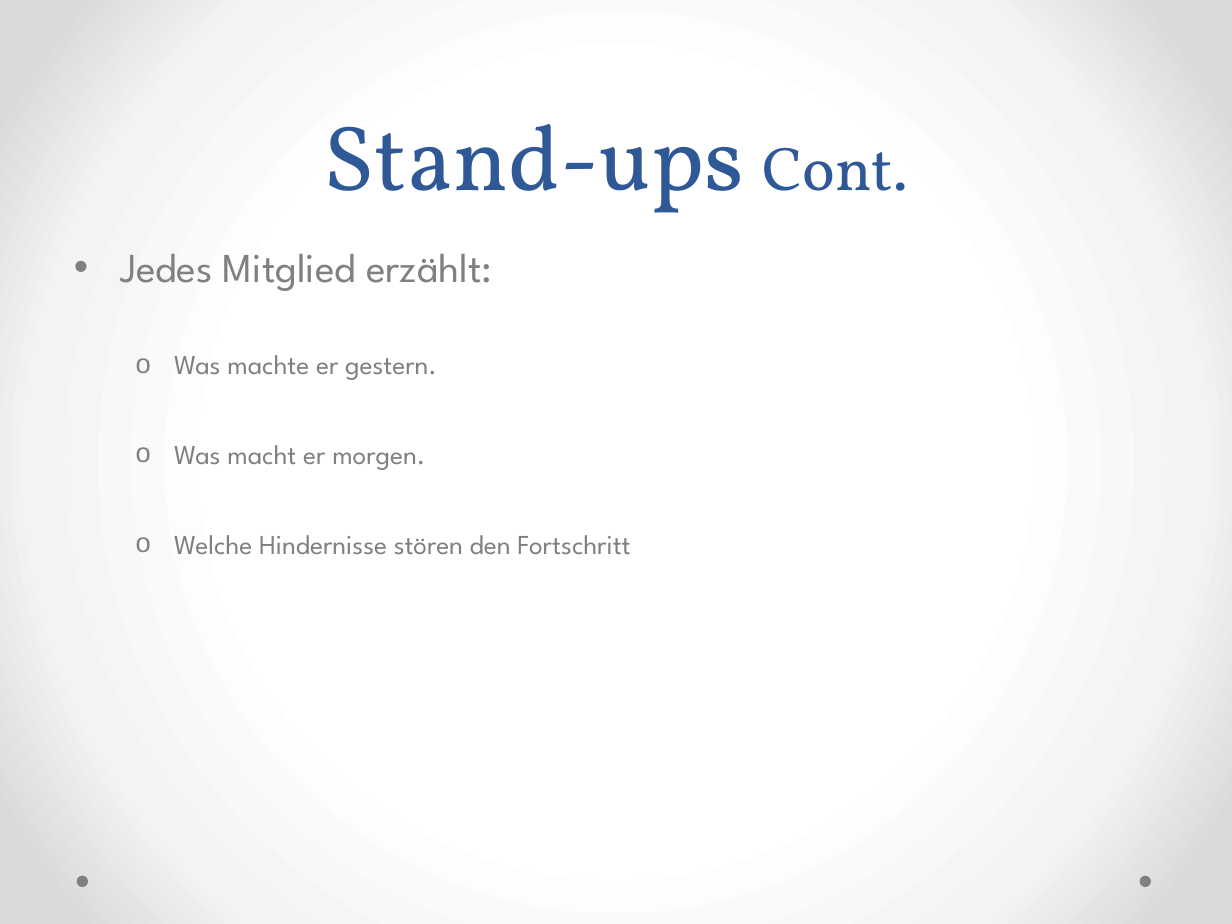
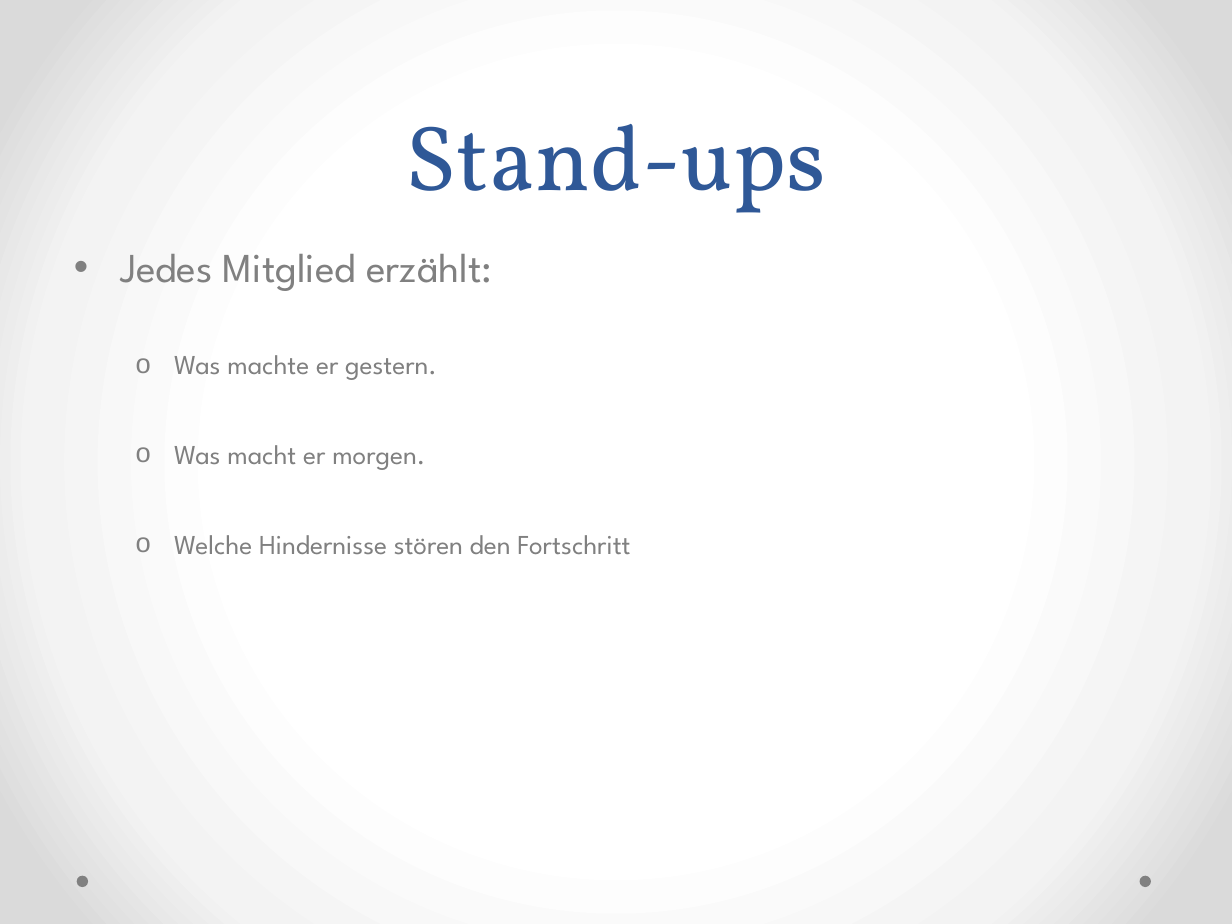
Before and after one commit to Medardus2004/ScrumPresentation, a slide deck: slide 22 of Scrum.pptx (slide 21 before the commit). Drawn at 1232x924 pixels with LibreOffice and Linux fonts; fonts in the diff are those of the drawing. Boxes give left, top, right and bottom in pixels: in the first picture for what was removed or moved away, otherwise in the second. Text is boxed around its words. In the diff, an @@ line names an element or a change of style, - is before the commit and + after.

```diff
--- a/Scrum.pptx
+++ b/Scrum.pptx
@@ title at bbox=[406, 124, 826, 213]: text changed @@
-Stand-ups Cont.
+Stand-ups
```
Also in this commit, not shown: 7 other slides changed, 1 slide added, 1 other file.
